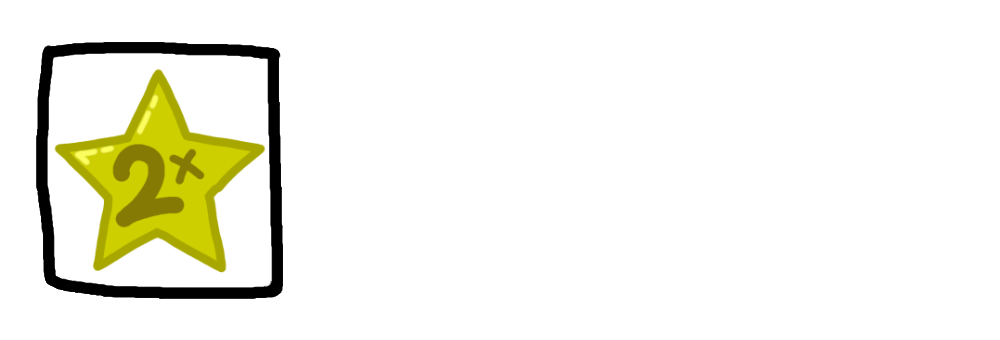
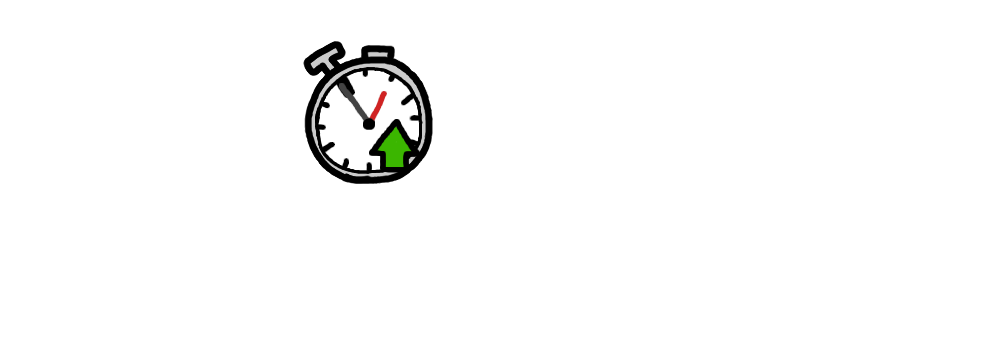
Two versions of the same layered image (1000x340). Layer-by-layer changes:
added layer "description_icon_power_arrow_outline" above "description_icon_power_arrow_back" over (x1=369, y1=119, x2=420, y2=173)
added layer "description_icon_power_arrow_back" above "description_icon_power_outline" over (x1=377, y1=127, x2=415, y2=170)
added layer "description_icon_clock_outline" above "description_icon_clock_back" over (x1=303, y1=41, x2=433, y2=184)
added layer "description_icon_clock_back" above "buyButton_frame" over (x1=307, y1=46, x2=429, y2=179)
hid "itemFrame" over (x1=36, y1=42, x2=283, y2=299)
hid "scoreMultiplier.png" over (x1=53, y1=68, x2=266, y2=273)
hid "itemFrame_back" over (x1=36, y1=42, x2=283, y2=299)
